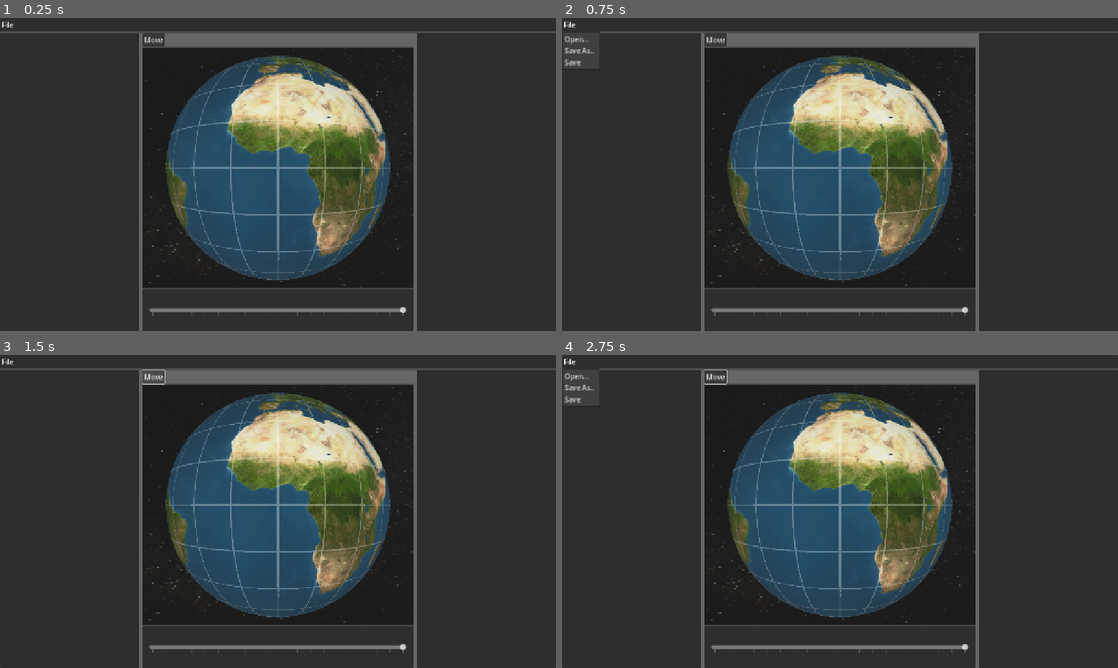
Above: before the commit, frames 1-4 (two rows, left to right).
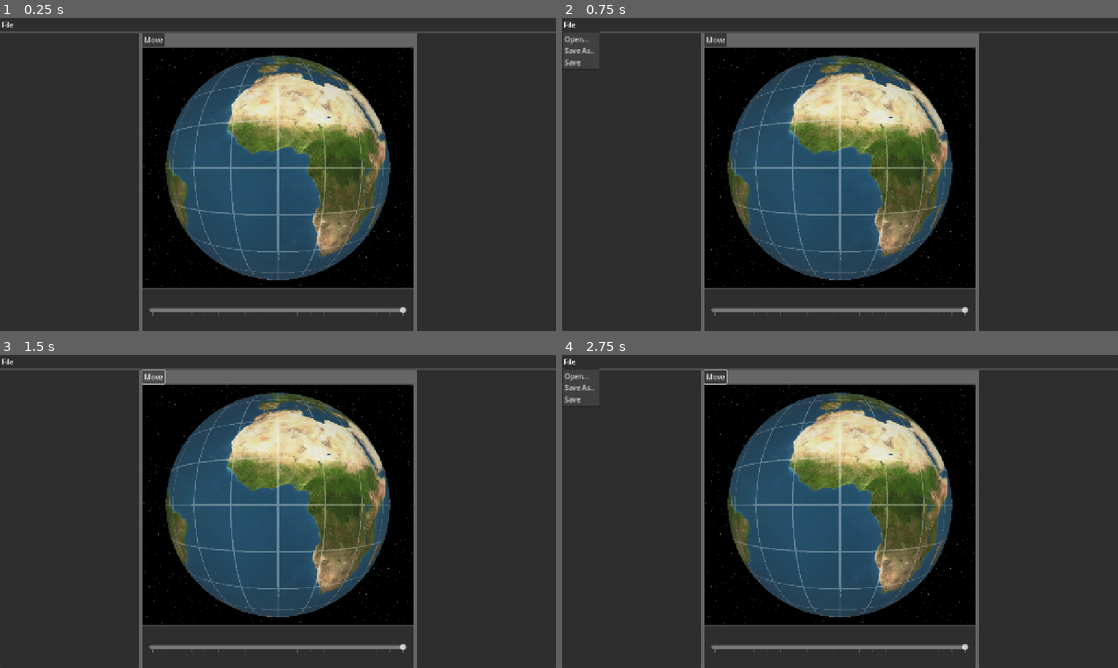
Above: after the commit, the same moments.

Repository: reni-ferenczi/geotekton
Game: Godot game, scene res://Scenes/Editor/editor.tscn
Two runs of this game, one before a commit and one after it. Both use one fixed random seed, a clock stepped at 60 frames per second and the inputs below.
Inputs:
- Up to frame 1 (0.25 s): no input
- Up to frame 2 (0.75 s): click "File" at 0.5 s
- Up to frame 3 (1.5 s): click "Move" at 1.25 s
- Up to frame 4 (2.75 s): click "File" at 2 s

The runs differ from the first frame. In frame 1, 14% of the frame differs, in the area x 25-75%, y 9-87%; in frame 2, 14%; in frame 3, 14%; in frame 4, 14%.

Commit message:
Background

Diff:
--- a/Scenes/Editor/planet_view.tscn
+++ b/Scenes/Editor/planet_view.tscn
@@ -28,6 +28,7 @@
 unique_name_in_owner = true
 
 [node name="Camera3D" type="Camera3D" parent="SubViewport"]
+unique_name_in_owner = true
 transform = Transform3D(1, 0, 0, 0, 1, 0, 0, 0, 1, 0, 0, 1.05)
 current = true
 fov = 60.0
--- a/Scenes/Planet/planet.tscn
+++ b/Scenes/Planet/planet.tscn
@@ -1,9 +1,9 @@
-[gd_scene load_steps=12 format=3 uid="uid://ddsy7ljlp8o3g"]
+[gd_scene load_steps=13 format=3 uid="uid://ddsy7ljlp8o3g"]
 
 [ext_resource type="Shader" uid="uid://diyn5fhv3xlpq" path="res://Scenes/Planet/planet.gdshader" id="1_4ilve"]
 [ext_resource type="Script" uid="uid://dvlkwdhf7so0a" path="res://Scenes/Planet/planet.gd" id="1_wwls2"]
 [ext_resource type="Texture2D" uid="uid://b5wu0grjetgpn" path="res://Assets/Textures/Earth.jpg" id="2_wwls2"]
-[ext_resource type="Texture2D" uid="uid://4164mgo0iyst" path="res://Assets/Textures/sky-from-space.png" id="4_wwls2"]
+[ext_resource type="Texture2D" uid="uid://bi7ak16g3vioi" path="res://Assets/Textures/Starfield.png" id="3_4ilve"]
 
 [sub_resource type="SphereMesh" id="SphereMesh_510pn"]
 radial_segments = 128
@@ -19,23 +19,27 @@
 shader_parameter/split = Vector2(24, 12)
 
 [sub_resource type="SphereShape3D" id="SphereShape3D_4ilve"]
+radius = 0.499
 
 [sub_resource type="PlaneMesh" id="PlaneMesh_510pn"]
+
+[sub_resource type="CompressedTexture2D" id="CompressedTexture2D_elfkv"]
 
 [sub_resource type="ShaderMaterial" id="ShaderMaterial_elfkv"]
 render_priority = 0
 shader = ExtResource("1_4ilve")
 shader_parameter/is_globe = false
-shader_parameter/earth_tex = ExtResource("2_wwls2")
+shader_parameter/earth_tex = SubResource("CompressedTexture2D_elfkv")
 shader_parameter/color = Vector4(1, 1, 1, 0.3333)
 shader_parameter/width = Vector2(0.015, 0.015)
 shader_parameter/split = Vector2(24, 12)
 
 [sub_resource type="BoxShape3D" id="BoxShape3D_4ilve"]
-size = Vector3(2, 0.01, 2)
+size = Vector3(2, 0.009, 2)
 
 [sub_resource type="StandardMaterial3D" id="StandardMaterial3D_ip3qi"]
-albedo_texture = ExtResource("4_wwls2")
+albedo_texture = ExtResource("3_4ilve")
+metallic_specular = 0.0
 
 [node name="Planet" type="Node3D"]
 script = ExtResource("1_wwls2")
@@ -70,7 +74,7 @@
 
 [node name="Background" type="MeshInstance3D" parent="."]
 unique_name_in_owner = true
-transform = Transform3D(3, 0, 0, 0, -4.371139e-08, -1.5, 0, 1, -6.556708e-08, 0, 0, -1)
+transform = Transform3D(4.2, 0, 0, 0, -4.371139e-08, -2.1, 0, 1, -9.1793915e-08, 0, 0, -1)
 mesh = SubResource("PlaneMesh_510pn")
 surface_material_override/0 = SubResource("StandardMaterial3D_ip3qi")
 metadata/_edit_lock_ = true
Binary file added: Assets/Textures/Starfield.png
Not shown, changed: Assets/Textures/Starfield.png.import
Binary file removed: Assets/Textures/TychoSkymapII.jpg
Not shown, removed: Assets/Textures/eso0932a.jpg.import
Binary file removed: Assets/Textures/sky-from-space.png
Not shown, removed: Assets/Textures/sky-from-space.png.import
Not shown, added: .python-version
Not shown, changed: README.md
Not shown, added: main.py
Not shown, added: pyproject.toml
Not shown, added: src/starfield.py
Not shown, added: uv.lock
